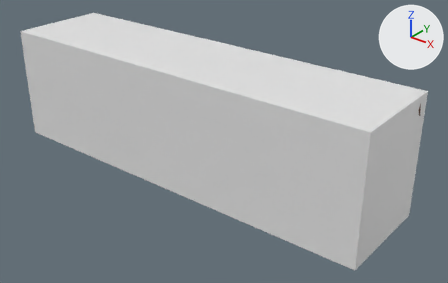
One commit to the glTF model models/Scratchplough.gltf: the scene before it, then after it.
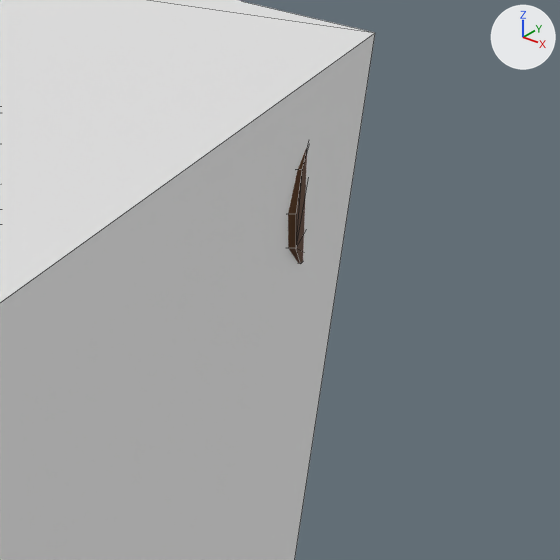
There are two pictures of each version: one whole from a camera (50 mm lens) standing at (6.09, 27.48, 1.86) and looking at (3.96, 30.15, 0.21), one close up on the part from 87% to 100% of the width and 31% to 52% of the height. Lighting does not change. The marker at upper right points along +X, +Y and +Z. The close-ups show mesh edges as thin lines. Where no turn or scale is listed for an object, it has been applied to the vertices.

In view in the first close-up: 'Box.003', 'ScratchPlough'.
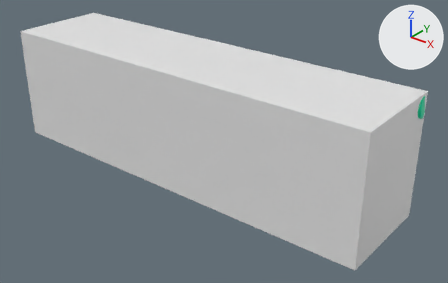
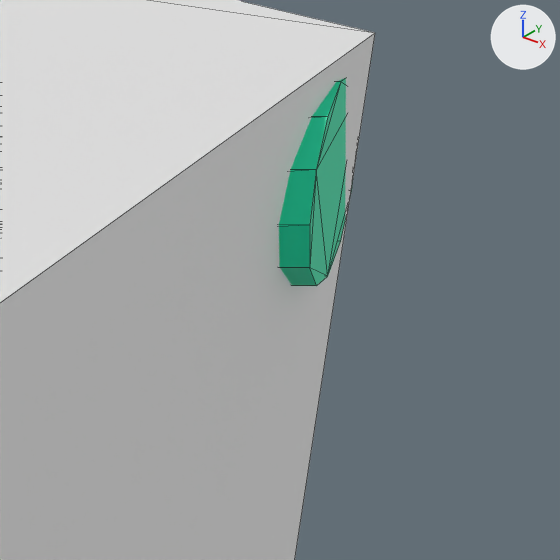
Where the change shows, as pixel boxes [x1, y1, x2, y2] in the close-ups (560 x 560 px):
'Outline', added (green)
    after: [279, 78, 353, 286]
'ScratchPlough', unchanged, covered by the edit
    before: [288, 148, 307, 264]

The change, as a diff of the scene's bpy script:
```diff
--- a/models/Scratchplough.gltf.py
+++ b/models/Scratchplough.gltf.py
@@ mat_aaa @@
+mat_aaa = principled_material('Aaa')
+mat_aaa.base_color = (0.0, 0.8, 0.42)  # green #00e7ad
@@ me_cylinder_105 @@
+me_cylinder_105.from_pydata(...)  # 264 vertices, 504 faces; spans x -1.13..1.42, y -0.24..0.39, z -0.3..0.44
+me_cylinder_105.materials.append(mat_aaa)  # green #00e7ad
@@ ob_outline @@
+ob_outline = bpy.data.objects.new('Outline', me_cylinder_105)
+ob_outline.location = (3.654, 30.0434, 0.2729)
```
